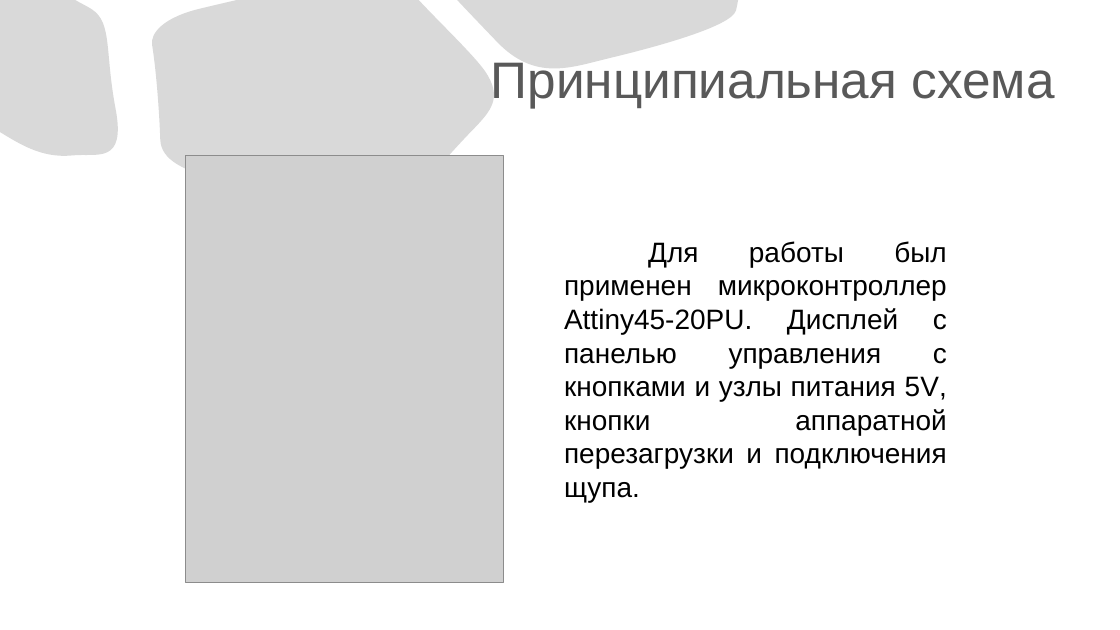
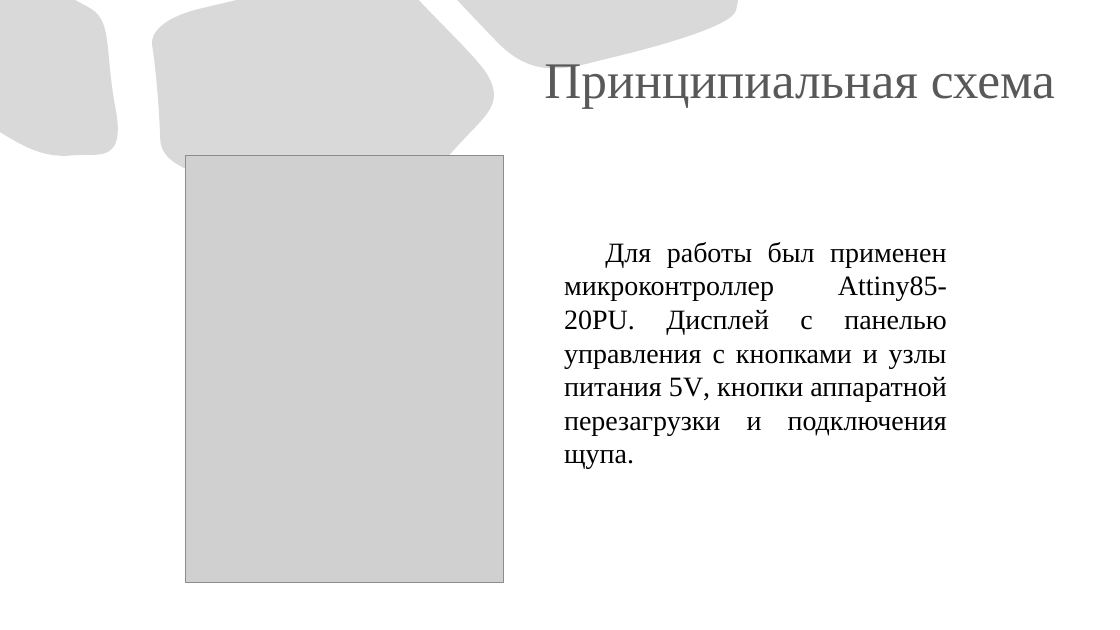
Before and after one commit to eterline/course-project-oscilloscope, a slide deck: slide 10 of save-to-usb/Презентация «Осциллограф».pptx (slide 9 before the commit). Drawn at 1120x630 pixels with LibreOffice and Linux fonts; fonts in the diff are those of the drawing; grey boxes stand for pictures. Boxes give left, top, right and bottom in pixels: in the first picture for what was removed or moved away, otherwise in the second. Text is boxed around its words. In the diff, an @@ line names an element or a change of style, - is before the commit and + after.

```diff
--- a/save-to-usb/Презентация «Осциллограф».pptx
+++ b/save-to-usb/Презентация «Осциллограф».pptx
@@ title "Принципиальная схема" at (544, 64, 1055, 109): font Arial to Times New Roman @@
@@ text at (564, 242, 947, 469): text changed; font Arial to Times New Roman @@
-Для работы был применен микроконтроллер Attiny45-20PU. Дисплей с панелью управления с кнопками и узлы питания 5V, кнопки аппаратной перезагрузки и подключения щупа.
+Для работы был применен микроконтроллер Attiny85-20PU. Дисплей с панелью управления с кнопками и узлы питания 5V, кнопки аппаратной перезагрузки и подключения щупа.
```
Also in this commit, not shown: 8 other slides changed, 9 slides added, 1 slide removed, 38 other files.
